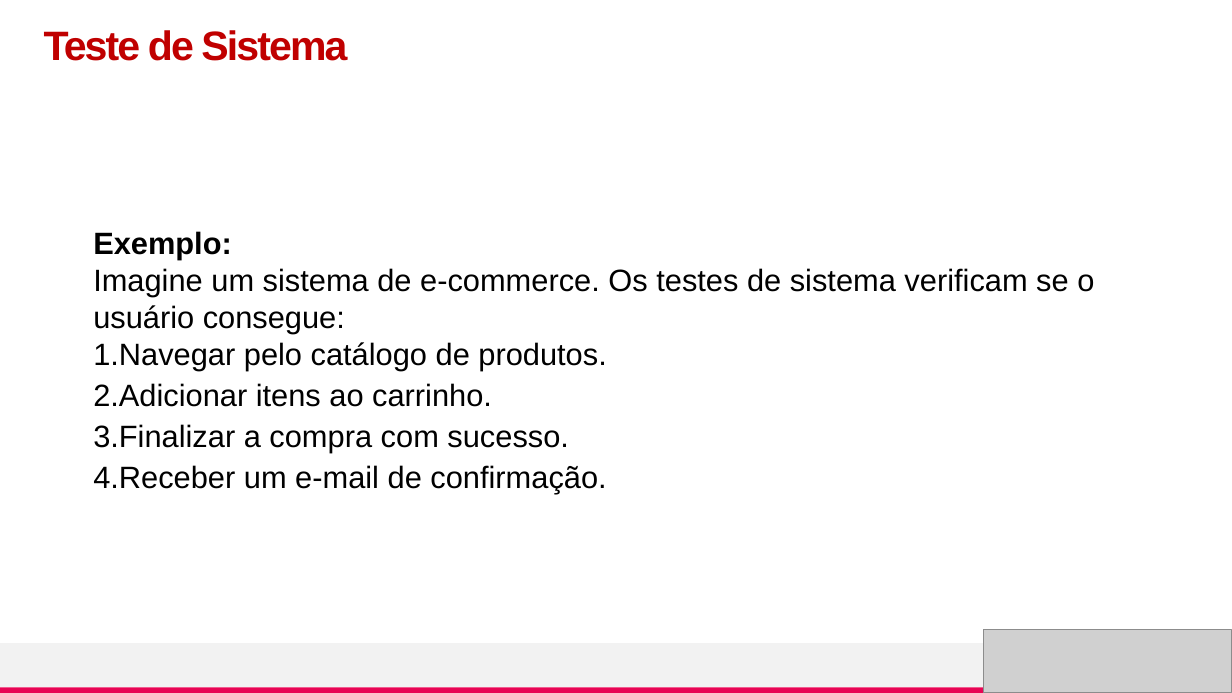
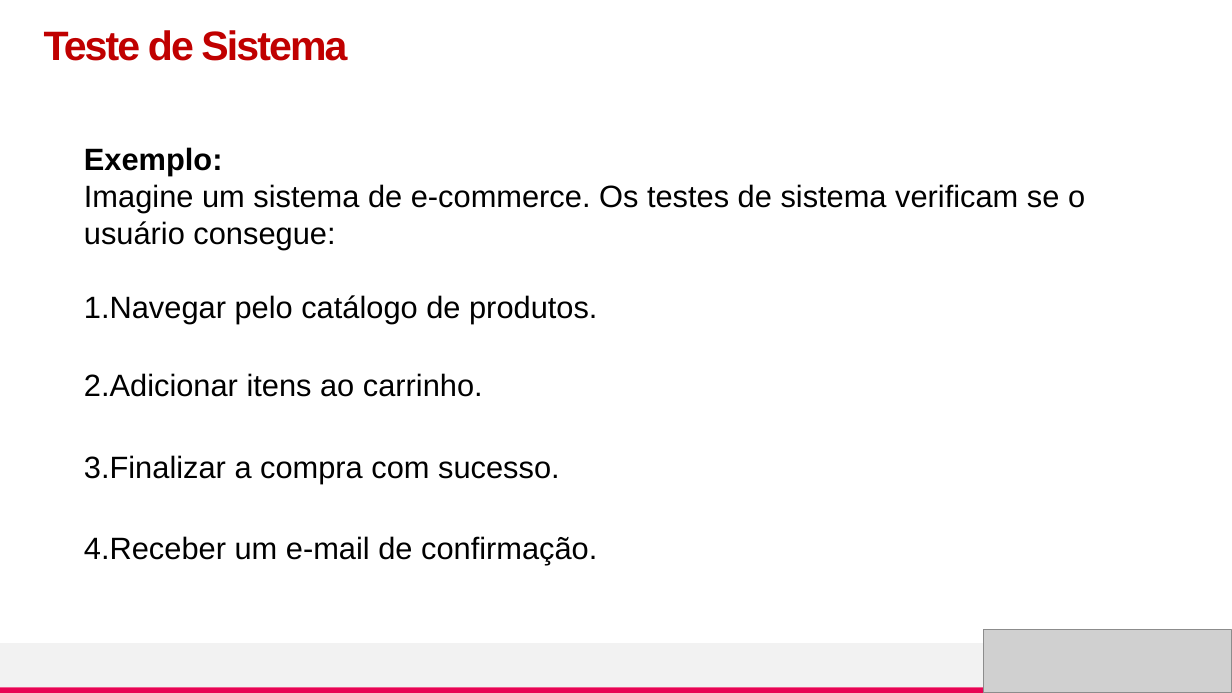
Before and after one commit to nandafretes/TSOFT, a slide deck: slide 6 of [TSOF] - Aula4_TesteSistema.pptx (slide 5 before the commit). Drawn at 1232x693 pixels with LibreOffice and Linux fonts; fonts in the diff are those of the drawing; grey boxes stand for pictures. Boxes give left, top, right and bottom in pixels: in the first picture for what was removed or moved away, otherwise in the second. Text is boxed around its words. In the diff, an @@ line names an element or a change of style, - is before the commit and + after.

```diff
--- a/[TSOF] - Aula4_TesteSistema.pptx
+++ b/[TSOF] - Aula4_TesteSistema.pptx
@@ text "Exemplo: Imagine um sistema de ..." rewrapped from (x1=93, y1=231, x2=1094, y2=493) to (x1=84, y1=147, x2=1085, y2=565) @@
```
Also in this commit, not shown: 4 other slides changed, 1 slide added, 5 slides removed, 4 other files.
